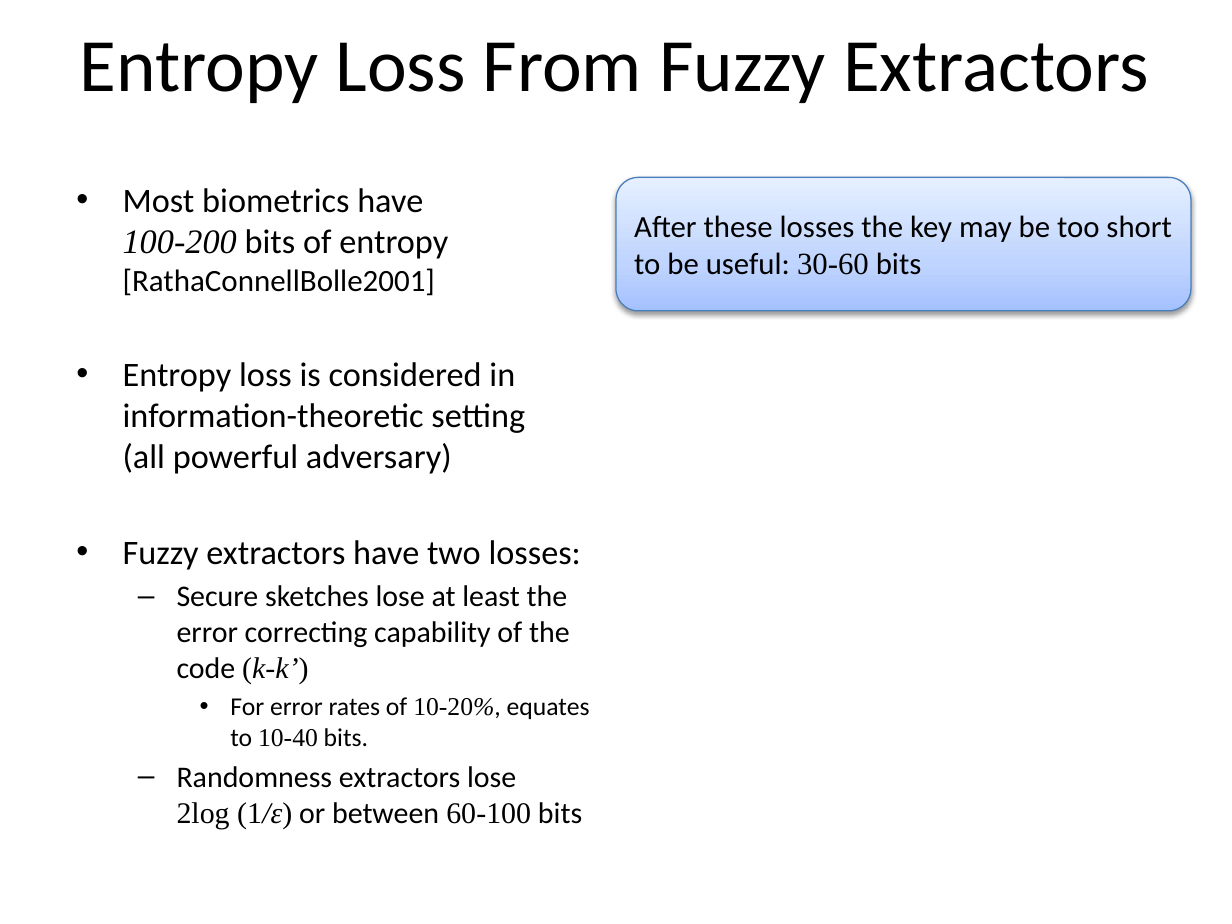
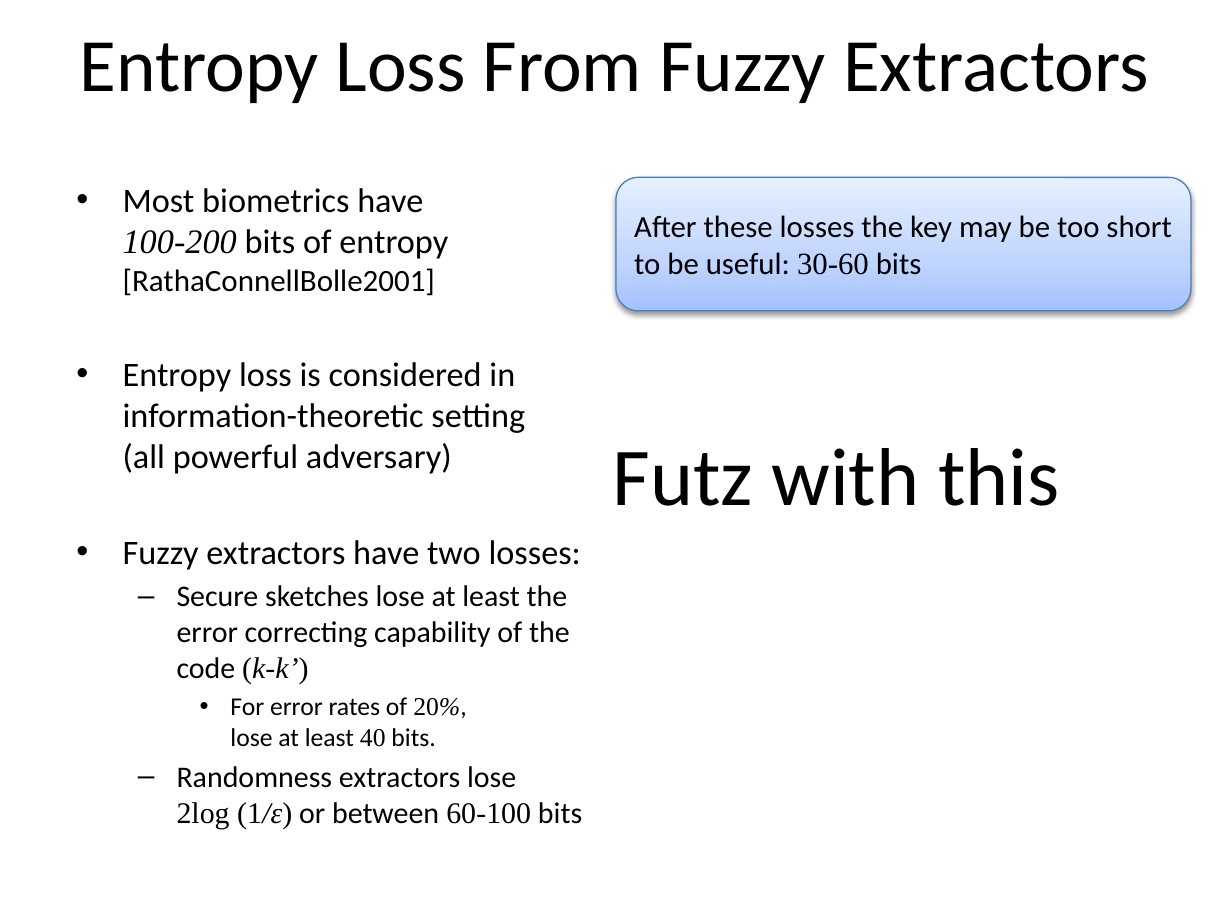
Before and after one commit to xianruimeng/comp-fuzzy-ext, a slide deck: slide 10 of ComputationalFuzzyExtractors.pptx. Drawn at 1232x924 pixels with LibreOffice and Linux fonts; fonts in the diff are those of the drawing. Boxes give left, top, right and bottom in pixels: in the first picture for what was removed or moved away, otherwise in the second. Text is boxed around its words. In the diff, an @@ line names an element or a change of style, - is before the commit and + after.

```diff
--- a/ComputationalFuzzyExtractors.pptx
+++ b/ComputationalFuzzyExtractors.pptx
@@ text added at <box>612,448,1059,506</box>, 48 pt, text #000000 @@
+Futz with this
@@ text at <box>230,697,466,747</box>: text changed @@
-    • For error rates of 10-20%, equates to 10-40 bits.
+    • For error rates of 20%,
+      lose at least 40 bits.
```
Also in this commit, not shown: 34 other slides changed, 8 slides added.
